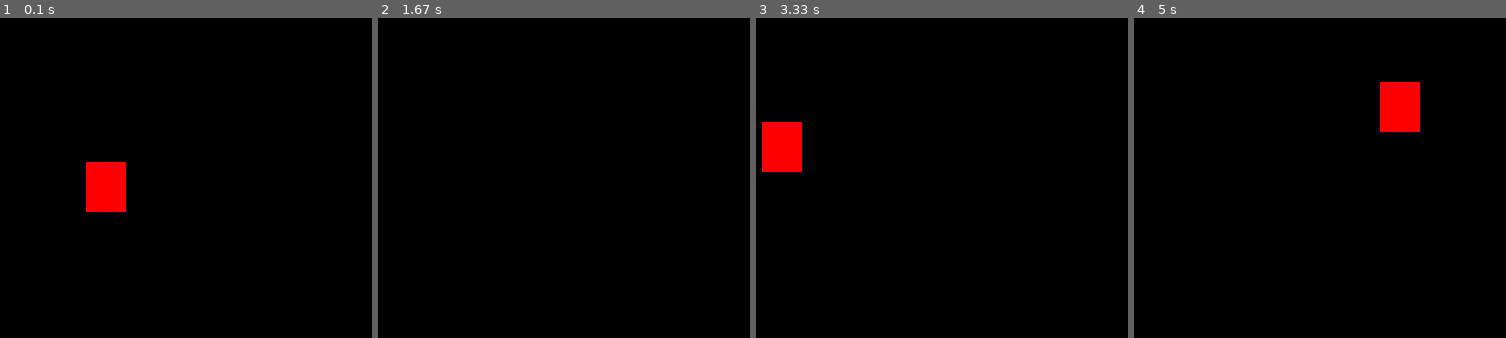
Above: before the commit, frames 1-4 (left to right).
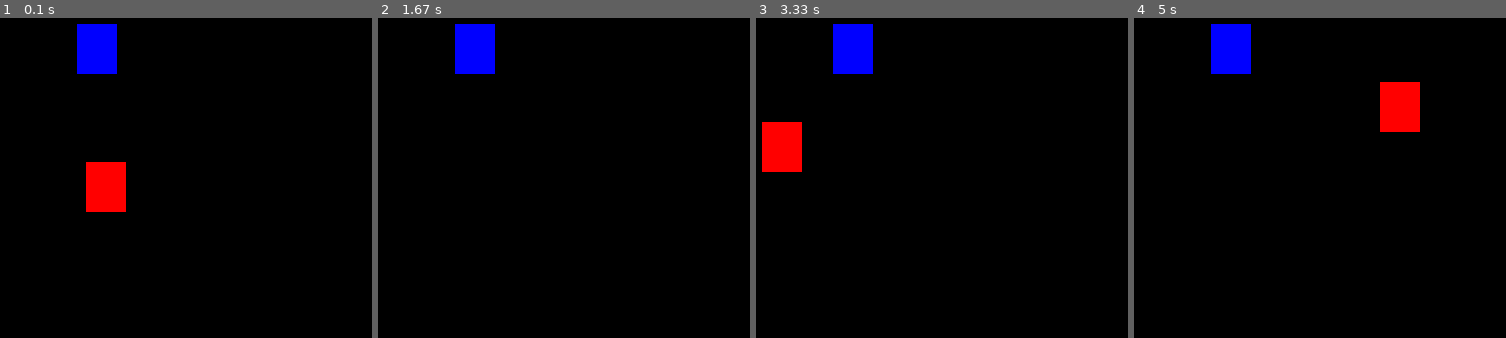
Above: after the commit, the same moments.

Repository: aelxbc/jogo-pygame
Game: pygame game, started from main.py
The game is run twice, just before and just after one commit, with the same random seed, the same clock (stepped at 60 frames per second) and the same inputs.
Inputs:
- Up to frame 1 (0.1 s): no input
- Up to frame 2 (1.67 s): hold D 0.33-0.8 s
- Up to frame 3 (3.33 s): hold A 1.67-2.2 s; hold S 2.23-2.53 s; hold W from 3 s (still down)
- Up to frame 4 (5 s): release W at 3.37 s; hold D 3.4-4.03 s; hold A 4.47-4.93 s; hold D from 4.97 s (still down)

The runs differ from the first frame. In frame 1, 1.7% of the frame differs, in the area x 20-32%, y 1-18%; in frame 2, 1.7%; in frame 3, 1.7%; in frame 4, 1.7%.

Commit message:
Colisões

Diff:
--- a/main.py
+++ b/main.py
@@ -1,6 +1,7 @@
 import pygame
 from pygame.locals import *
 from sys import exit
+from random import randint
 
 
 pygame.init()
@@ -9,6 +10,9 @@
 altura = 480
 x = largura / 2
 y = altura / 2
+
+x_blue = randint(40, 600)
+y_blue = randint(50, 430)
 
 tela = pygame.display.set_mode((largura, altura))
 pygame.display.set_caption('Jogo')
@@ -42,8 +46,12 @@
         y += 20
 
     # desenhando na tela
-    pygame.draw.rect(tela, (255, 0, 0), (x, y, 40, 50))
+    ret_red = pygame.draw.rect(tela, (255, 0, 0), (x, y, 40, 50))
+    ret_blue = pygame.draw.rect(tela, (0, 0, 255), (x_blue, y_blue, 40, 50))
 
+    if ret_red.colliderect(ret_blue):
+        x_blue = randint(40, 600)
+        y_blue = randint(50, 430)
 
 
     pygame.display.update()
